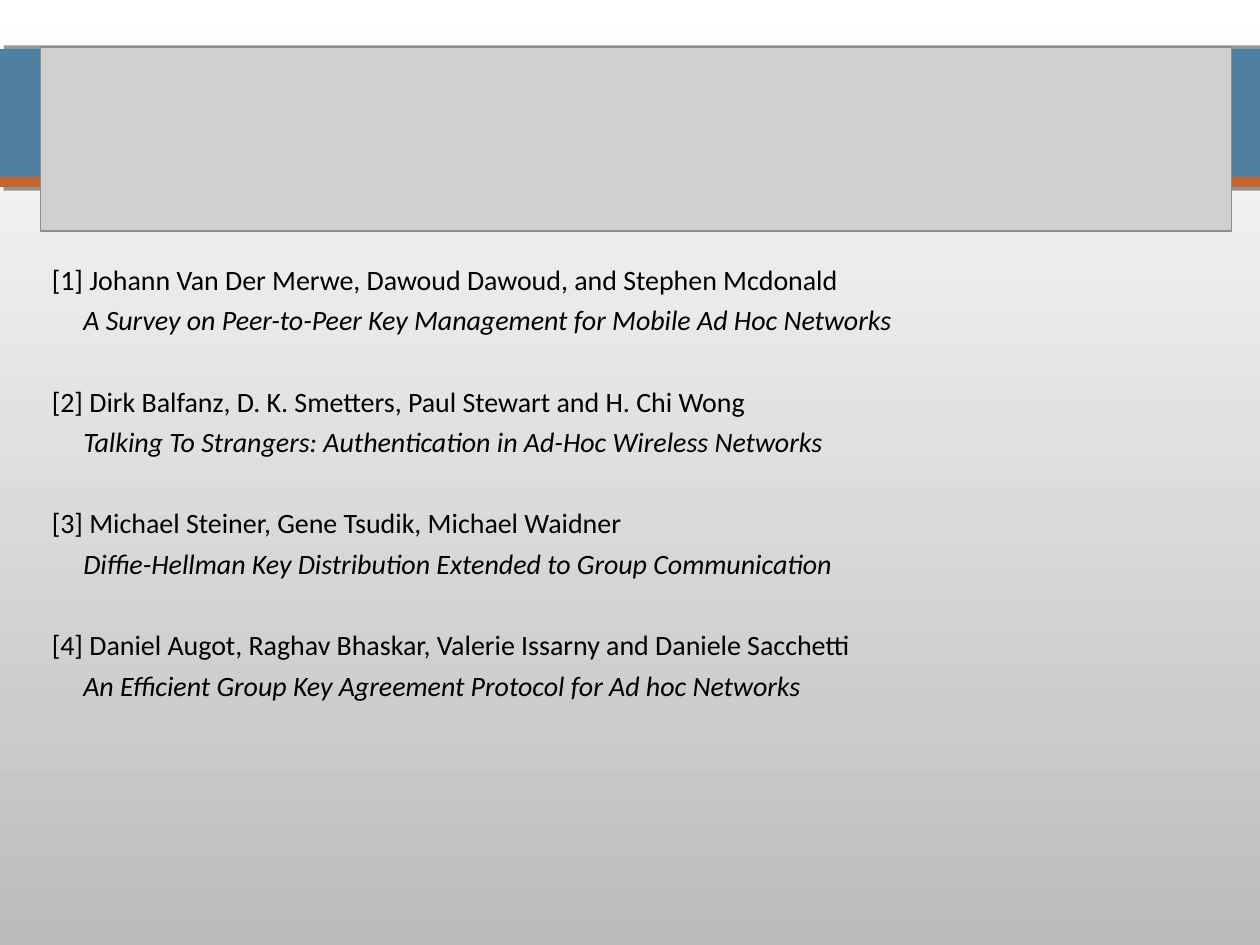
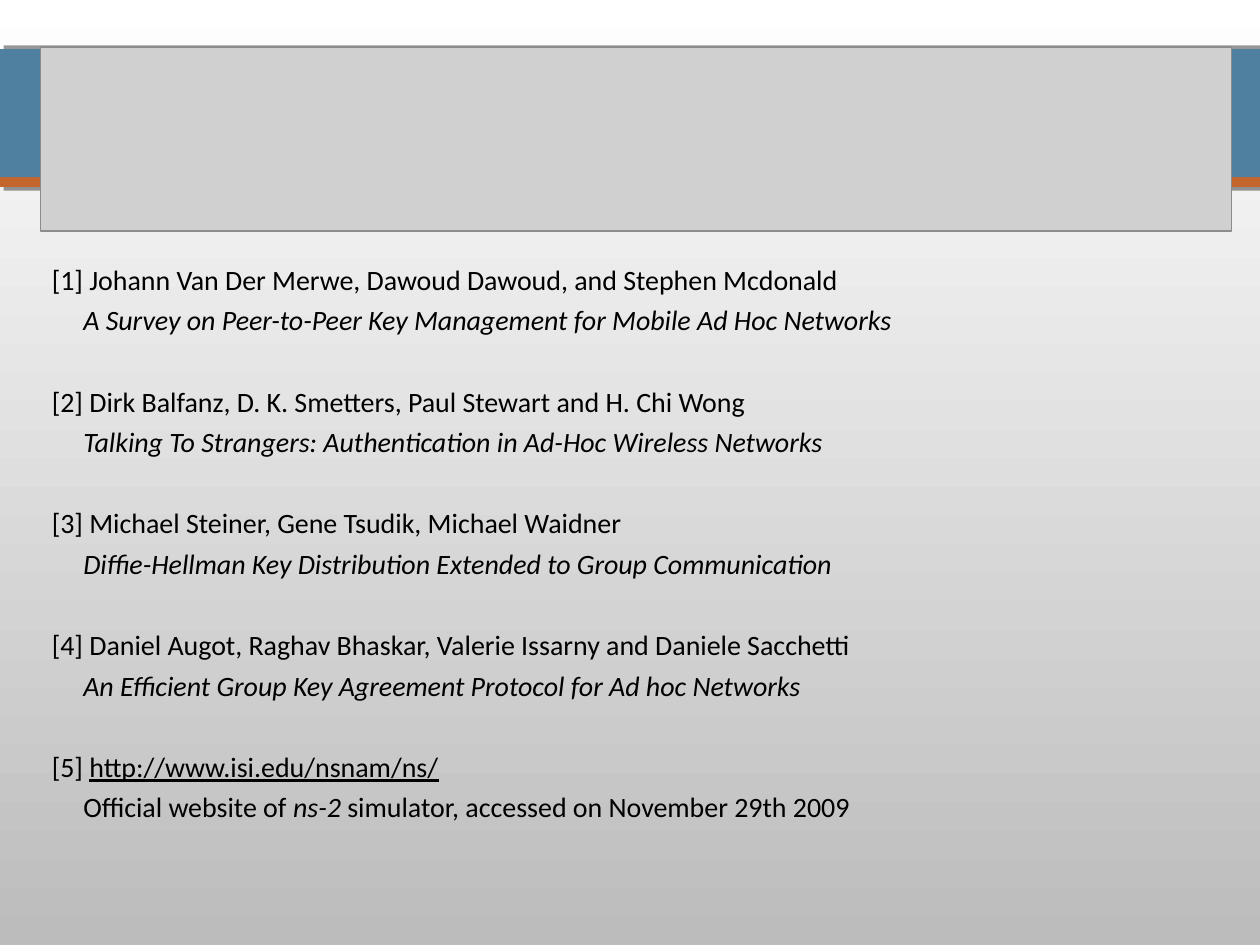
Before and after one commit to pierrealauzet/skemasnet, a slide deck: slide 17 of 3_design/CS462_Skemasnet_design.ppt (slide 16 before the commit). Drawn at 1260x945 pixels with LibreOffice and Linux fonts; fonts in the diff are those of the drawing; grey boxes stand for pictures. Boxes give left, top, right and bottom in pixels: in the first picture for what was removed or moved away, otherwise in the second. Text is boxed around its words. In the diff, an @@ line names an element or a change of style, - is before the commit and + after.

```diff
--- a/3_design/CS462_Skemasnet_design.ppt
+++ b/3_design/CS462_Skemasnet_design.ppt
@@ text at <box>52,756,850,821</box>: paragraphs added @@
+[5] http://www.isi.edu/nsnam/ns/
+Official website of ns-2 simulator, accessed on November 29th 2009
```
Also in this commit, not shown: 2 other slides changed, 1 slide added, 3 other files.
